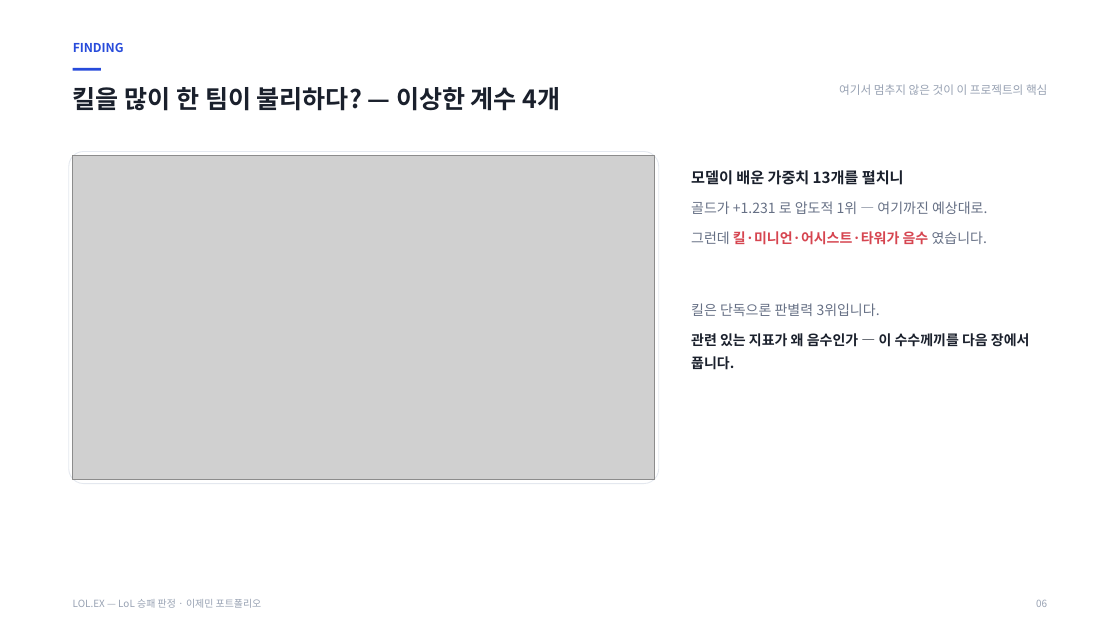
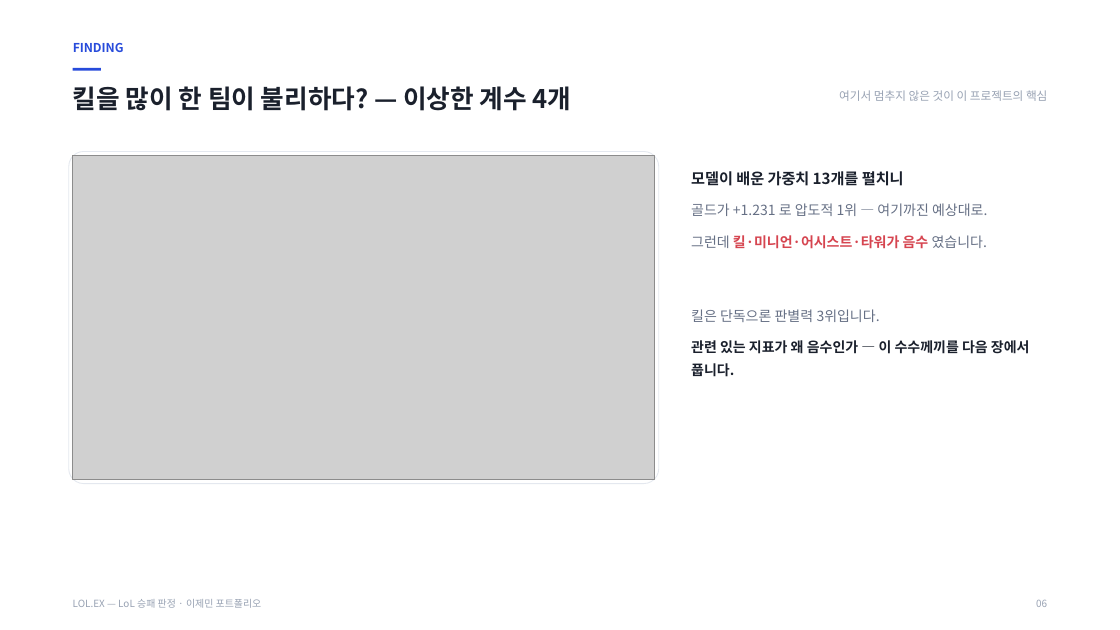
Before and after one commit to wpalswpa/lol-win-prediction, a slide deck: slide 6 of LOLEX_포트폴리오.pptx. Drawn at 1120x630 pixels with LibreOffice and Linux fonts; fonts in the diff are those of the drawing; grey boxes stand for pictures. Boxes give left, top, right and bottom in pixels: in the first picture for what was removed or moved away, otherwise in the second. Text is boxed around its words. In the diff, an @@ line names an element or a change of style, - is before the commit and + after.

```diff
--- a/LOLEX_포트폴리오.pptx
+++ b/LOLEX_포트폴리오.pptx
@@ text "킬을 많이 한 팀이 불리하다? ..." at bbox=[73, 86, 572, 111]: size 21.5 to 22 pt @@
@@ text "여기서 멈추지 않은 것이 이 ...": place and size @@
-text "여기서 멈추지 않은 것이 이 ..." at bbox=[839, 84, 1047, 95]
+text "여기서 멈추지 않은 것이 이 ..." at bbox=[839, 90, 1047, 101]
@@ text "모델이 배운 가중치 13개를 펼치니" at bbox=[691, 171, 1030, 377]: line spacing 1.32 to 1.38 @@
```
Also in this commit, not shown: 11 other slides changed, 1 other file.
